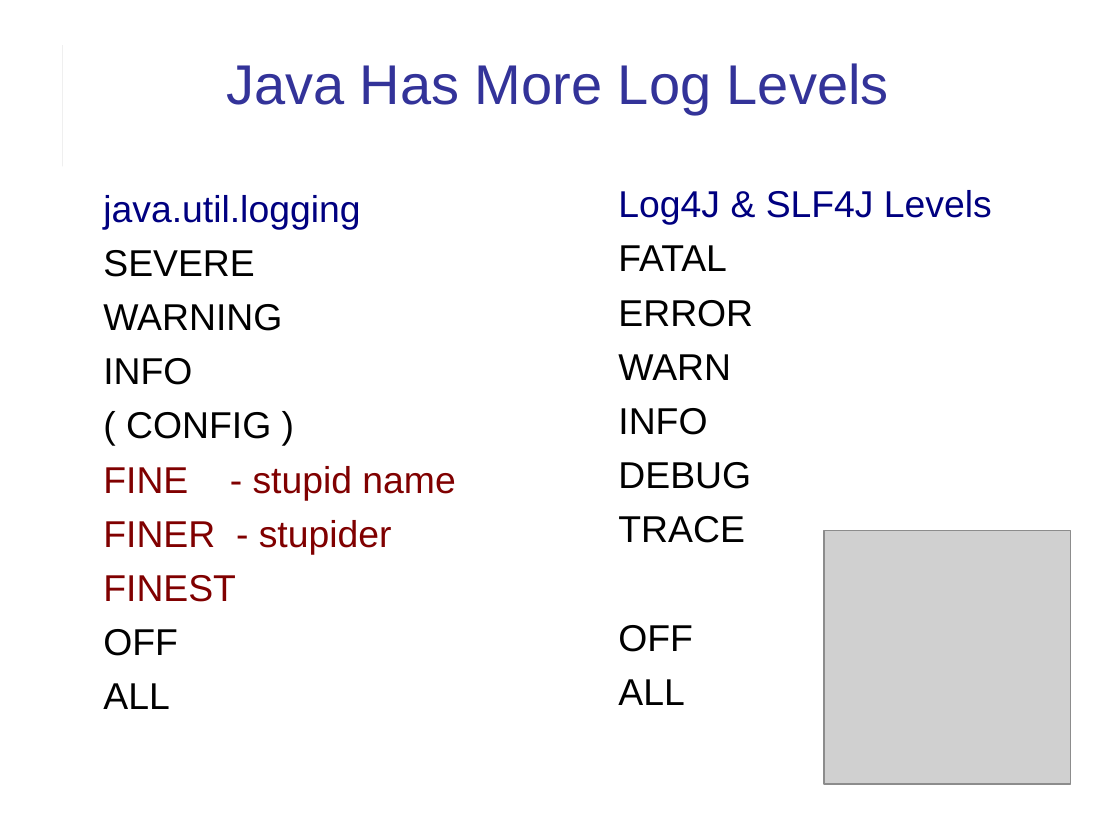
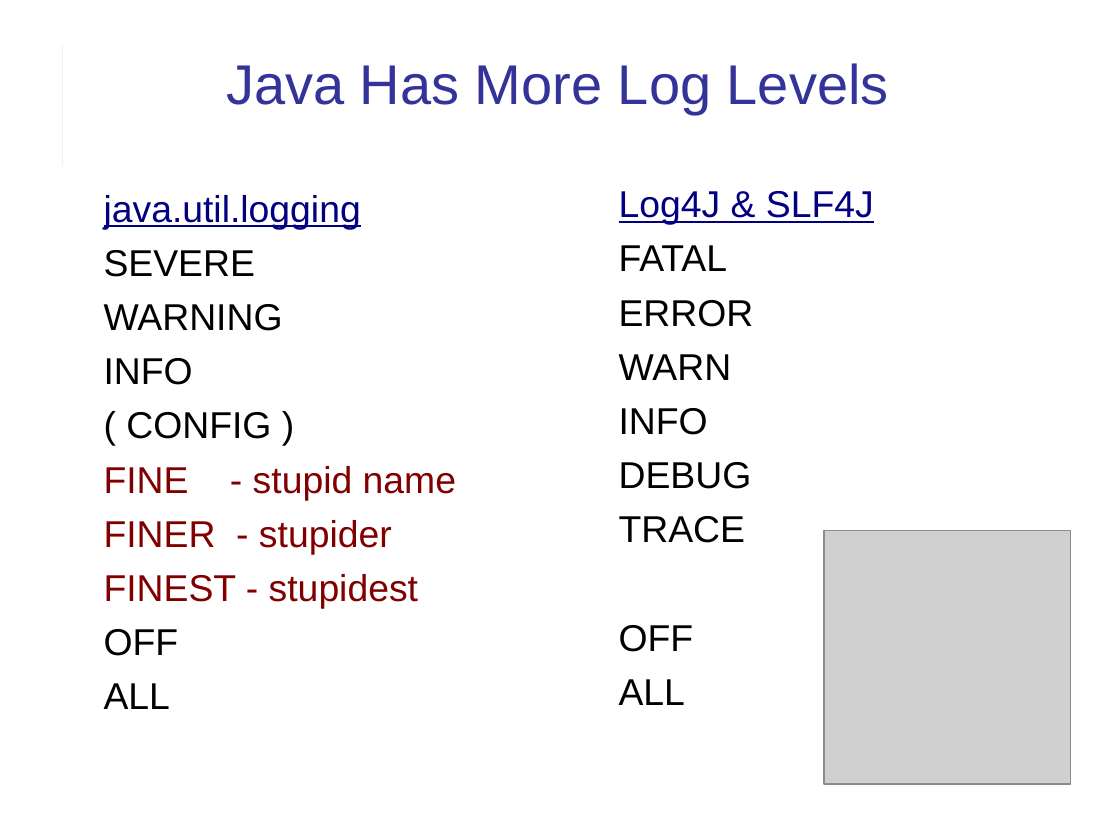
Before and after one commit to cpske/ISP, a slide deck: slide 40 of logging/Logging.ppt (slide 41 before the commit). Drawn at 1120x840 pixels with LibreOffice and Linux fonts; fonts in the diff are those of the drawing; grey boxes stand for pictures. Boxes give left, top, right and bottom in pixels: in the first picture for what was removed or moved away, otherwise in the second. Text is boxed around its words. In the diff, an @@ line names an element or a change of style, - is before the commit and + after.

Commit message:
update instructions for logging practice. Include factor.py

```diff
--- a/logging/Logging.ppt
+++ b/logging/Logging.ppt
@@ text at [104, 195, 456, 709]: underline on in "java.util.logging" @@
@@ text at [619, 191, 874, 225]: text changed @@
-Log4J & SLF4J Levels
+Log4J & SLF4J
@@ text at [104, 574, 418, 609]: text changed @@
-FINEST
+FINEST - stupidest
```
Also in this commit, not shown: 7 other slides changed, 1 slide removed, 3 other files.
